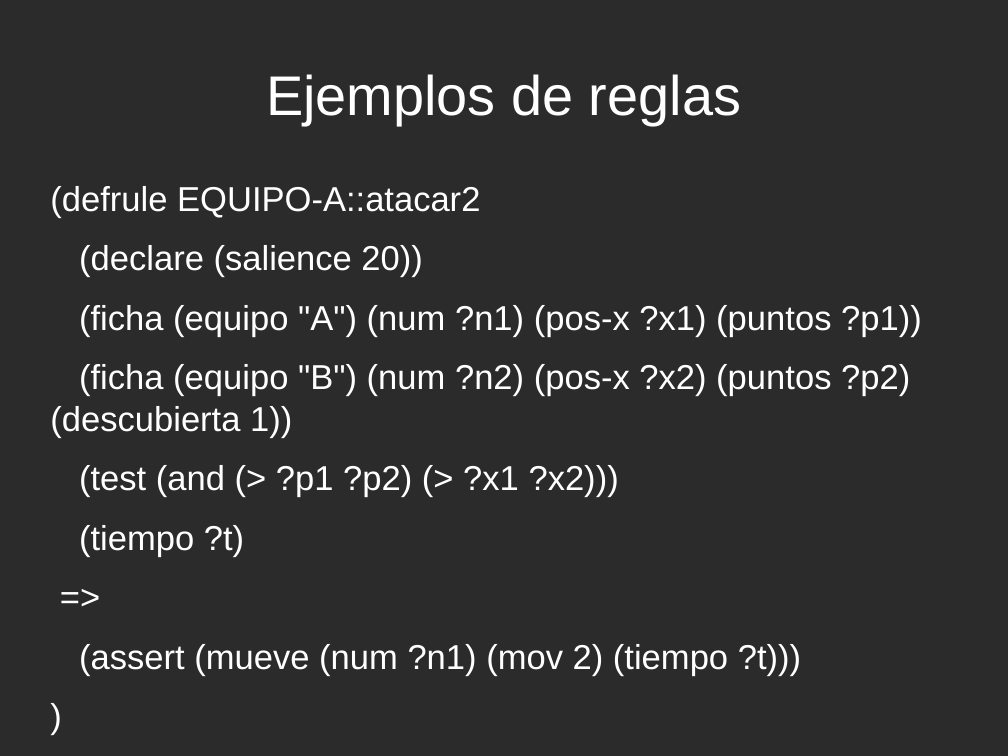
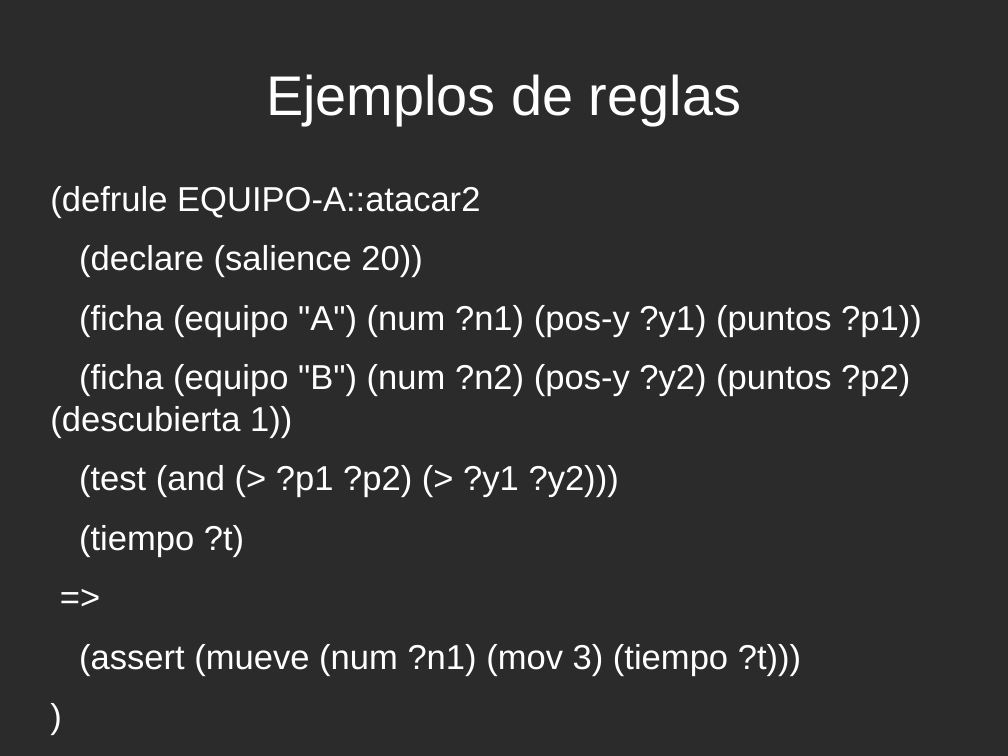
Before and after one commit to rompehielos013013013/gsiege, a slide deck: slide 26 of presentacion/expertoUCLM2014/SSEE-IA.odp. Drawn at 1008x756 pixels with LibreOffice and Linux fonts; fonts in the diff are those of the drawing; background and template pictures are left out; a plain dark background stands for a picture behind light text. Boxes give left, top, right and bottom in pixels: in the first picture for what was removed or moved away, otherwise in the second. Text is boxed around its words. In the diff, an @@ line names an element or a change of style, - is before the commit and + after.

Commit message:
Corregidas erratas en reglas

```diff
--- a/presentacion/expertoUCLM2014/SSEE-IA.odp
+++ b/presentacion/expertoUCLM2014/SSEE-IA.odp
@@ text at <box>50,305,922,497</box>: text changed @@
-(ficha (equipo "A") (num ?n1) (pos-x ?x1) (puntos ?p1))
-(ficha (equipo "B") (num ?n2) (pos-x ?x2) (puntos ?p2) (descubierta 1))
-(test (and (> ?p1 ?p2) (> ?x1 ?x2)))
+(ficha (equipo "A") (num ?n1) (pos-y ?y1) (puntos ?p1))
+(ficha (equipo "B") (num ?n2) (pos-y ?y2) (puntos ?p2) (descubierta 1))
+(test (and (> ?p1 ?p2) (> ?y1 ?y2)))
@@ text at <box>79,644,801,676</box>: text changed @@
-(assert (mueve (num ?n1) (mov 2) (tiempo ?t)))
+(assert (mueve (num ?n1) (mov 3) (tiempo ?t)))
```
Also in this commit, not shown: 2 other slides changed.
